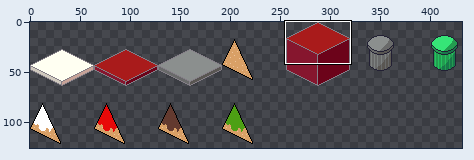
Edited in one commit: pixel-art file (Assets/Tiles.aseprite). The first picture is a wide view before the edit; the outline marks the close-up.
Close-up. Before the commit:
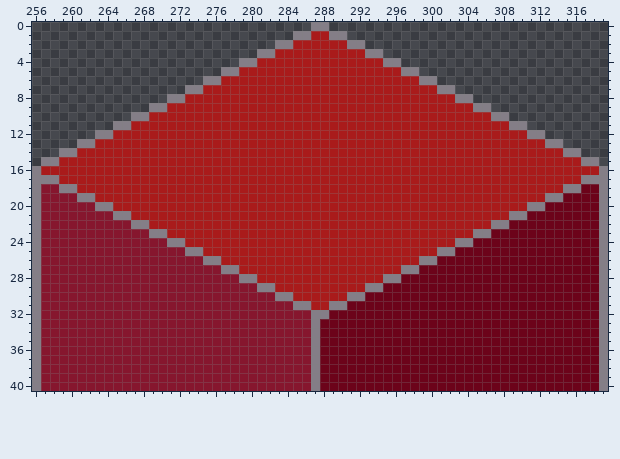
512x128 pixels, 1 frame. Shown: x 256..319, y 0..40. The wide view leaves out empty margins.
Once edited:
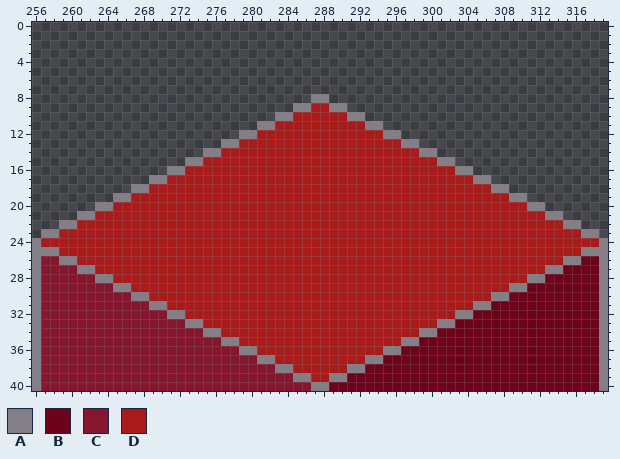
Palette (. is transparent): A #847e87  B #6c031a  C #86162e  D #a91b1b
What changed:
Changed rows in their new state; - is an unchanged pixel.
Layer "Layer 1":
first column x 256:
 0 -------------------------------..-------------------------------
 1 -----------------------------......-----------------------------
 2 ---------------------------..........---------------------------
 3 -------------------------..............-------------------------
 4 -----------------------..................-----------------------
 5 ---------------------......................---------------------
 6 -------------------..........................-------------------
 7 -----------------..............................-----------------
 8 ---------------................AA................---------------
 9 -------------................AA--AA................-------------
10 -----------................AA------AA................-----------
11 ---------................AA----------AA................---------
12 -------................AA--------------AA................-------
13 -----................AA------------------AA................-----
14 ---................AA----------------------AA................---
15 -................AA--------------------------AA................-
16 ...............AA------------------------------AA...............
17 .............AA----------------------------------AA.............
18 ...........AA--------------------------------------AA...........
19 .........AA------------------------------------------AA.........
20 .......--------------------------------------------------.......
21 .....AADDDD------------------------------------------DDDDAA.....
22 ...AADDDDDDDD--------------------------------------DDDDDDDDAA...
23 .AADDDDDDDDDDDD----------------------------------DDDDDDDDDDDDAA.
24 -DDDDDDDDDDDDDDDD------------------------------DDDDDDDDDDDDDDDD-
25 -AADDDDDDDDDDDDDDDD--------------------------DDDDDDDDDDDDDDDDAA-
26 ---AADDDDDDDDDDDDDDDD----------------------DDDDDDDDDDDDDDDDAA---
27 -----AADDDDDDDDDDDDDDDD------------------DDDDDDDDDDDDDDDDAA-----
28 -------AADDDDDDDDDDDDDDDD--------------DDDDDDDDDDDDDDDDAA-------
29 ---------AADDDDDDDDDDDDDDDD----------DDDDDDDDDDDDDDDDAA---------
30 -----------AADDDDDDDDDDDDDDDD------DDDDDDDDDDDDDDDDAA-----------
31 -------------AADDDDDDDDDDDDDDDD--DDDDDDDDDDDDDDDDAA-------------
32 ---------------AADDDDDDDDDDDDDDDDDDDDDDDDDDDDDDAA---------------
33 -----------------AADDDDDDDDDDDDDDDDDDDDDDDDDDAA-----------------
34 -------------------AADDDDDDDDDDDDDDDDDDDDDDAA-------------------
35 ---------------------AADDDDDDDDDDDDDDDDDDAA---------------------
36 -----------------------AADDDDDDDDDDDDDDAA-----------------------
37 -------------------------AADDDDDDDDDDAA-------------------------
38 ---------------------------AADDDDDDAA---------------------------
39 -----------------------------AADDAA-----------------------------
40 --------------------------------A-------------------------------
